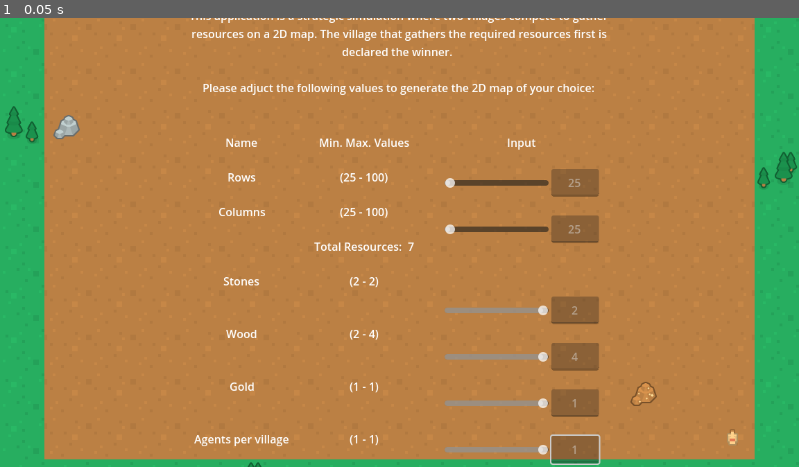
Above: before the commit, frame 1.
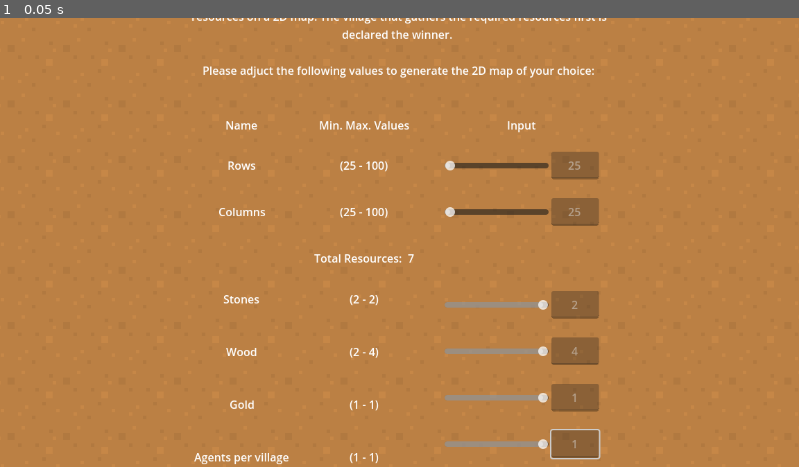
Above: after the commit, the same moment.

Repository: ApostolisSiampanis/intelligent-agents
Game: Godot game, scene res://scenes/input_screen.tscn
Two runs of this game, one before a commit and one after it. Both use one fixed random seed, a clock stepped at 60 frames per second and the inputs below.
Inputs:
- Up to frame 1 (0.05 s): no input

The runs differ from the first frame. In frame 1, 20% of the frame differs, in the area x 0-100%, y 0-100%.

Commit message:
fix brown rectangle box in input_screen

Diff:
--- a/scenes/input_screen.tscn
+++ b/scenes/input_screen.tscn
@@ -59,7 +59,8 @@
 grow_vertical = 2
 
 [node name="TileMap" type="TileMap" parent="CenterContainer"]
-position = Vector2(400, 400)
+position = Vector2(400, 500)
+scale = Vector2(1.25, 1.25)
 tile_set = SubResource("TileSet_d7ucr")
 format = 2
 layer_0/name = "background"
@@ -108,43 +109,57 @@
 horizontal_alignment = 1
 
 [node name="LabelRowsName" type="Label" parent="CenterContainer/VBoxContainer/GridContainerParameters/VBoxContainerName"]
+custom_minimum_size = Vector2(0, 40)
 layout_mode = 2
 text = "Rows"
 horizontal_alignment = 1
+vertical_alignment = 1
 
 [node name="LabelColumnsName" type="Label" parent="CenterContainer/VBoxContainer/GridContainerParameters/VBoxContainerName"]
+custom_minimum_size = Vector2(0, 40)
 layout_mode = 2
 text = "Columns"
 horizontal_alignment = 1
+vertical_alignment = 1
 
 [node name="LabelBlank" type="Label" parent="CenterContainer/VBoxContainer/GridContainerParameters/VBoxContainerName"]
+custom_minimum_size = Vector2(0, 40)
 layout_mode = 2
 text = " "
 horizontal_alignment = 1
+vertical_alignment = 1
 
 [node name="LabelStonesName" type="Label" parent="CenterContainer/VBoxContainer/GridContainerParameters/VBoxContainerName"]
+custom_minimum_size = Vector2(0, 40)
 layout_mode = 2
 text = "Stones
 "
 horizontal_alignment = 1
+vertical_alignment = 1
 
 [node name="LabelWoodName" type="Label" parent="CenterContainer/VBoxContainer/GridContainerParameters/VBoxContainerName"]
+custom_minimum_size = Vector2(0, 40)
 layout_mode = 2
 text = "Wood
 "
 horizontal_alignment = 1
+vertical_alignment = 1
 
 [node name="LabelGoldName" type="Label" parent="CenterContainer/VBoxContainer/GridContainerParameters/VBoxContainerName"]
+custom_minimum_size = Vector2(0, 40)
 layout_mode = 2
 text = "Gold
 "
 horizontal_alignment = 1
+vertical_alignment = 1
 
 [node name="LabelAgentsName" type="Label" parent="CenterContainer/VBoxContainer/GridContainerParameters/VBoxContainerName"]
+custom_minimum_size = Vector2(0, 40)
 layout_mode = 2
 text = "Agents per village
 "
 horizontal_alignment = 1
+vertical_alignment = 1
 
 [node name="VBoxContainerValue" type="VBoxContainer" parent="CenterContainer/VBoxContainer/GridContainerParameters"]
 custom_minimum_size = Vector2(100, 0)
@@ -157,56 +172,69 @@
 horizontal_alignment = 1
 
 [node name="LabelRowsValue" type="Label" parent="CenterContainer/VBoxContainer/GridContainerParameters/VBoxContainerValue"]
+custom_minimum_size = Vector2(0, 40)
 layout_mode = 2
 text = "(25 - 100)"
 horizontal_alignment = 1
+vertical_alignment = 1
 
 [node name="LabelColumnValue" type="Label" parent="CenterContainer/VBoxContainer/GridContainerParameters/VBoxContainerValue"]
+custom_minimum_size = Vector2(0, 40)
 layout_mode = 2
 text = "(25 - 100)"
 horizontal_alignment = 1
+vertical_alignment = 1
 
 [node name="HBoxContainerTotalResources" type="HBoxContainer" parent="CenterContainer/VBoxContainer/GridContainerParameters/VBoxContainerValue"]
-custom_minimum_size = Vector2(100, 0)
+custom_minimum_size = Vector2(0, 40)
 layout_mode = 2
 
 [node name="LabelTotalResources" type="Label" parent="CenterContainer/VBoxContainer/GridContainerParameters/VBoxContainerValue/HBoxContainerTotalResources"]
 layout_mode = 2
 text = "Total Resources: "
+vertical_alignment = 1
 
 [node name="LabelTotalResourcesNumber" type="Label" parent="CenterContainer/VBoxContainer/GridContainerParameters/VBoxContainerValue/HBoxContainerTotalResources"]
 layout_mode = 2
 text = "7"
+vertical_alignment = 1
 
 [node name="LabelStonesValue" type="Label" parent="CenterContainer/VBoxContainer/GridContainerParameters/VBoxContainerValue"]
+custom_minimum_size = Vector2(0, 40)
 layout_mode = 2
 text = "(2 - 2)
 "
 horizontal_alignment = 1
+vertical_alignment = 1
 
 [node name="LabelWoodValue" type="Label" parent="CenterContainer/VBoxContainer/GridContainerParameters/VBoxContainerValue"]
+custom_minimum_size = Vector2(0, 40)
 layout_mode = 2
 text = "(2 - 4)
 "
 horizontal_alignment = 1
+vertical_alignment = 1
 
 [node name="LabelGoldValue" type="Label" parent="CenterContainer/VBoxContainer/GridContainerParameters/VBoxContainerValue"]
+custom_minimum_size = Vector2(0, 40)
 layout_mode = 2
 text = "(1 - 1)
 "
 horizontal_alignment = 1
+vertical_alignment = 1
 
 [node name="LabelAgentsValue" type="Label" parent="CenterContainer/VBoxContainer/GridContainerParameters/VBoxContainerValue"]
+custom_minimum_size = Vector2(0, 40)
 layout_mode = 2
 text = "(1 - 1)
 "
 horizontal_alignment = 1
+vertical_alignment = 1
 
 [node name="VBoxContainerInput" type="VBoxContainer" parent="CenterContainer/VBoxContainer/GridContainerParameters"]
 custom_minimum_size = Vector2(300, 0)
 layout_mode = 2
 theme_override_constants/separation = 27
-alignment = 0
 
 [node name="LabelHeader" type="Label" parent="CenterContainer/VBoxContainer/GridContainerParameters/VBoxContainerInput"]
 layout_mode = 2
@@ -214,6 +242,7 @@
 horizontal_alignment = 1
 
 [node name="HBoxContainerRow" type="HBoxContainer" parent="CenterContainer/VBoxContainer/GridContainerParameters/VBoxContainerInput"]
+custom_minimum_size = Vector2(0, 40)
 layout_mode = 2
 alignment = 1
 script = ExtResource("1_ve8jk")
@@ -235,6 +264,7 @@
 script = ExtResource("1_2sh7x")
 
 [node name="HBoxContainerColumn" type="HBoxContainer" parent="CenterContainer/VBoxContainer/GridContainerParameters/VBoxContainerInput"]
+custom_minimum_size = Vector2(0, 40)
 layout_mode = 2
 alignment = 1
 script = ExtResource("1_ve8jk")
@@ -256,6 +286,7 @@
 script = ExtResource("1_2sh7x")
 
 [node name="HBoxContainerBlank" type="HBoxContainer" parent="CenterContainer/VBoxContainer/GridContainerParameters/VBoxContainerInput"]
+custom_minimum_size = Vector2(0, 40)
 layout_mode = 2
 alignment = 1
 
@@ -264,6 +295,7 @@
 text = " "
 
 [node name="HBoxContainerStone" type="HBoxContainer" parent="CenterContainer/VBoxContainer/GridContainerParameters/VBoxContainerInput"]
+custom_minimum_size = Vector2(0, 40)
 layout_mode = 2
 alignment = 1
 script = ExtResource("1_ve8jk")
@@ -286,6 +318,7 @@
 script = ExtResource("1_2sh7x")
 
 [node name="HBoxContainerWood" type="HBoxContainer" parent="CenterContainer/VBoxContainer/GridContainerParameters/VBoxContainerInput"]
+custom_minimum_size = Vector2(0, 40)
 layout_mode = 2
 alignment = 1
 script = ExtResource("1_ve8jk")
@@ -308,6 +341,7 @@
 script = ExtResource("1_2sh7x")
 
 [node name="HBoxContainerGold" type="HBoxContainer" parent="CenterContainer/VBoxContainer/GridContainerParameters/VBoxContainerInput"]
+custom_minimum_size = Vector2(0, 40)
 layout_mode = 2
 alignment = 1
 script = ExtResource("1_ve8jk")
@@ -330,6 +364,7 @@
 script = ExtResource("1_2sh7x")
 
 [node name="HBoxContainerAgents" type="HBoxContainer" parent="CenterContainer/VBoxContainer/GridContainerParameters/VBoxContainerInput"]
+custom_minimum_size = Vector2(0, 40)
 layout_mode = 2
 alignment = 1
 script = ExtResource("1_ve8jk")
@@ -372,7 +407,7 @@
 [node name="Label2" type="Label" parent="CenterContainer/VBoxContainer"]
 layout_mode = 2
 text = "
-Created by: @anthonyrouss, @ApostolisSiampanis, @dimitrisstyl7, @thkox"
+Created by: @ApostolisSiampanis, @dimitrisstyl7, @thkox"
 horizontal_alignment = 1
 vertical_alignment = 1
 
Not shown: 1 places in scenes/input_screen.tscn that only renumber resources
